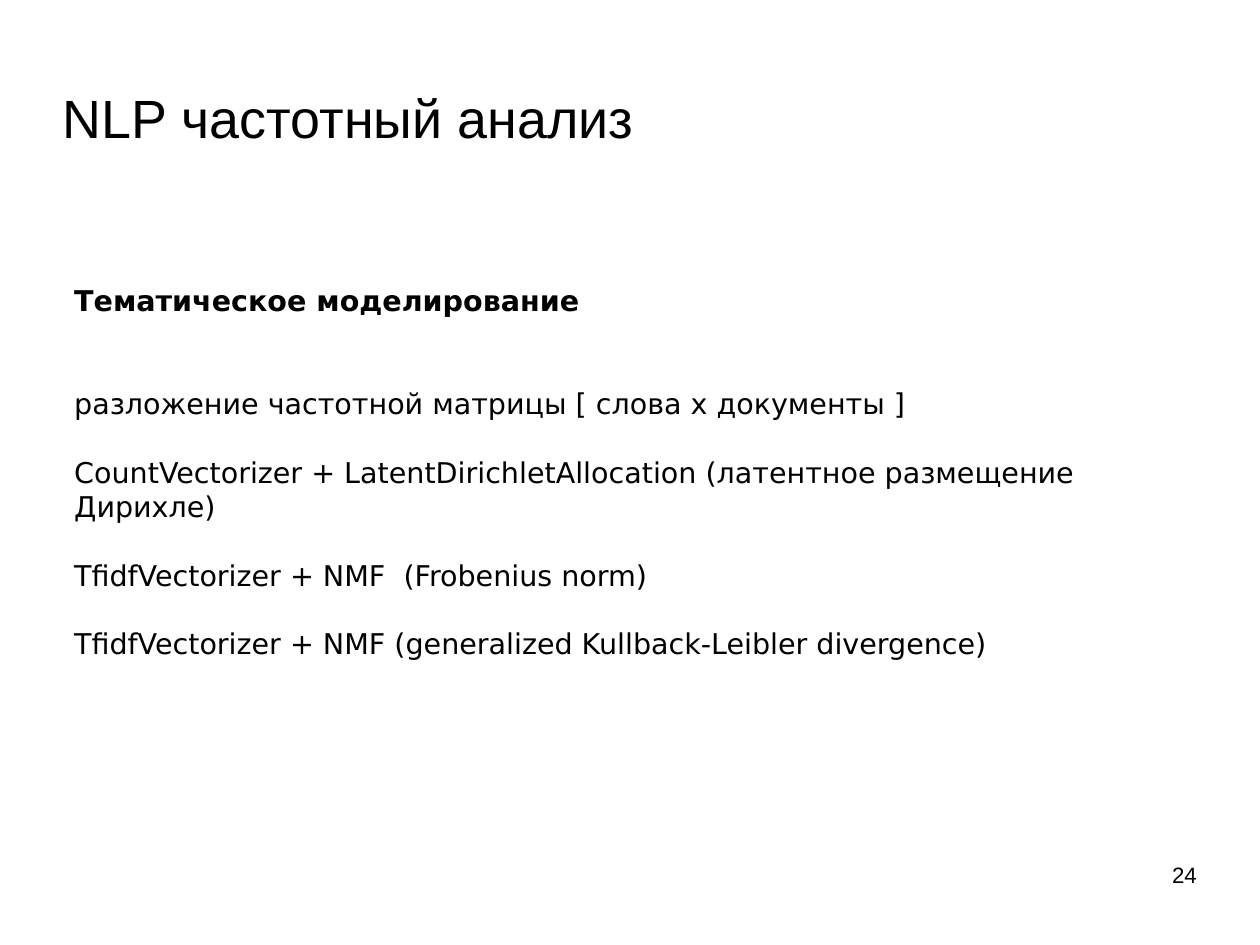
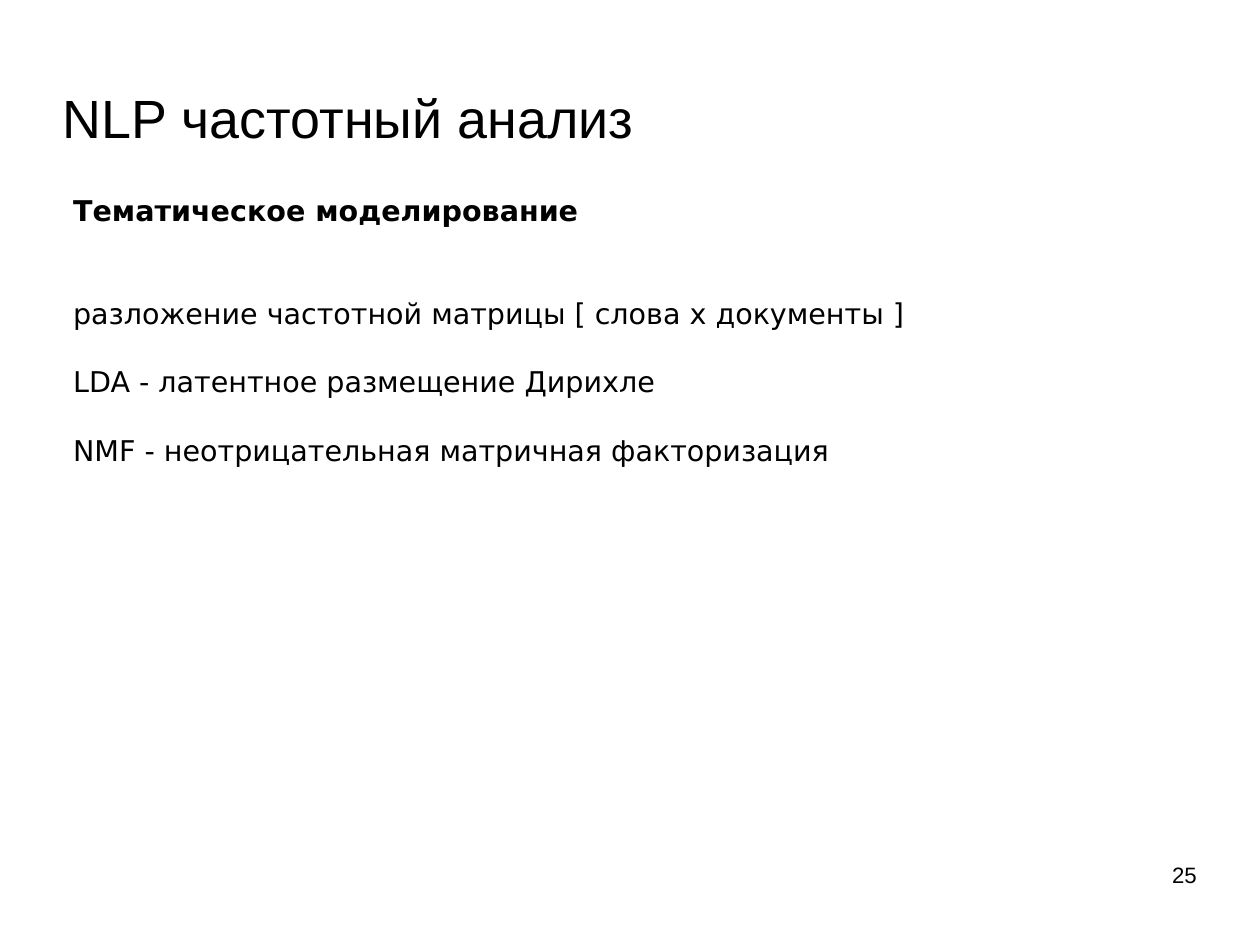
Before and after one commit to mechanoid5/ml_lectorium_legacy, a slide deck: slide 25 of 16-text-tfidf.odp (slide 24 before the commit). Drawn at 1260x945 pixels with LibreOffice and Linux fonts; fonts in the diff are those of the drawing; background and template pictures are left out. Boxes give left, top, right and bottom in pixels: in the first picture for what was removed or moved away, otherwise in the second. Text is boxed around its words. In the diff, an @@ line names an element or a change of style, - is before the commit and + after.

```diff
--- a/16-text-tfidf.odp
+++ b/16-text-tfidf.odp
@@ text "Тематическое моделирование": place and size @@
-text "Тематическое моделирование" at [74,290,1074,660]
+text "Тематическое моделирование" at [73,200,884,467]
@@ text at [73,371,829,467]: text changed @@
-CountVectorizer + LatentDirichletAllocation (латентное размещение Дирихле)
-TfidfVectorizer + NMF (Frobenius norm)
-TfidfVectorizer + NMF (generalized Kullback-Leibler divergence)
+LDA - латентное размещение Дирихле
+NMF - неотрицательная матричная факторизация
@@ page number at [1172,867,1197,884]: text changed @@
-24
+25
```
Also in this commit, not shown: 3 other slides changed, 1 slide added, 2 other files.
